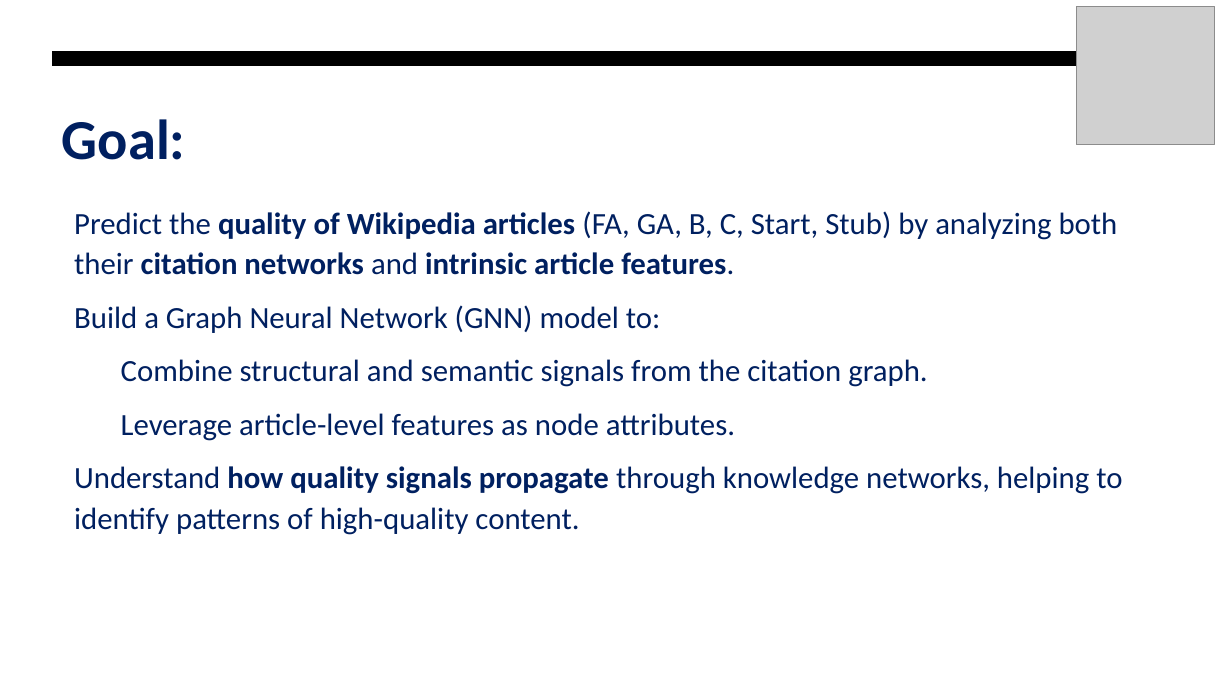
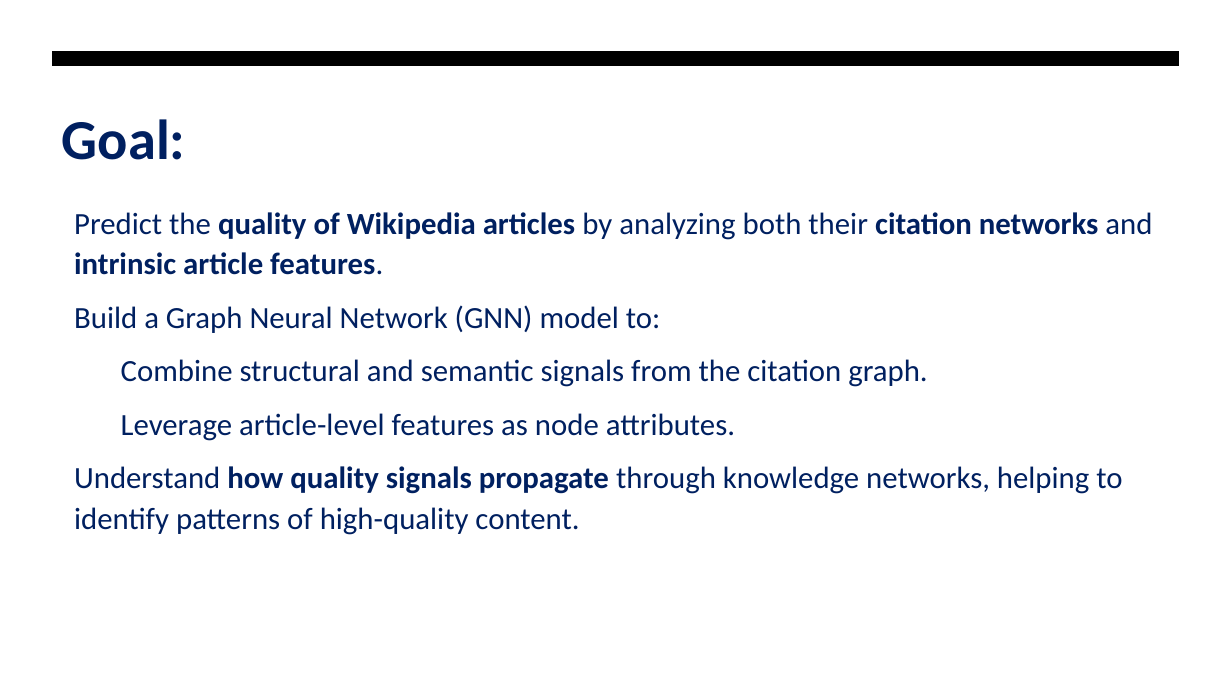
Before and after one commit to Ari-manius/DLSS-WAQP, a slide deck: slide 2 of Tasks/Project_presentation.odp. Drawn at 1232x693 pixels with LibreOffice and Linux fonts; fonts in the diff are those of the drawing; grey boxes stand for pictures; background and template pictures are left out. Boxes give left, top, right and bottom in pixels: in the first picture for what was removed or moved away, otherwise in the second. Text is boxed around its words. In the diff, an @@ line names an element or a change of style, - is before the commit and + after.

```diff
--- a/Tasks/Project_presentation.odp
+++ b/Tasks/Project_presentation.odp
@@ picture removed at bbox=[1077, 6, 1215, 145] @@
@@ text at bbox=[74, 212, 1152, 275]: text changed @@
-• Predict the quality of Wikipedia articles (FA, GA, B, C, Start, Stub) by analyzing both their citation networks and intrinsic article features.
+• Predict the quality of Wikipedia articles by analyzing both their citation networks and intrinsic article features.
```
Also in this commit, not shown: 11 other slides changed, 2 slides added, 2 slides removed, 1 other file.
